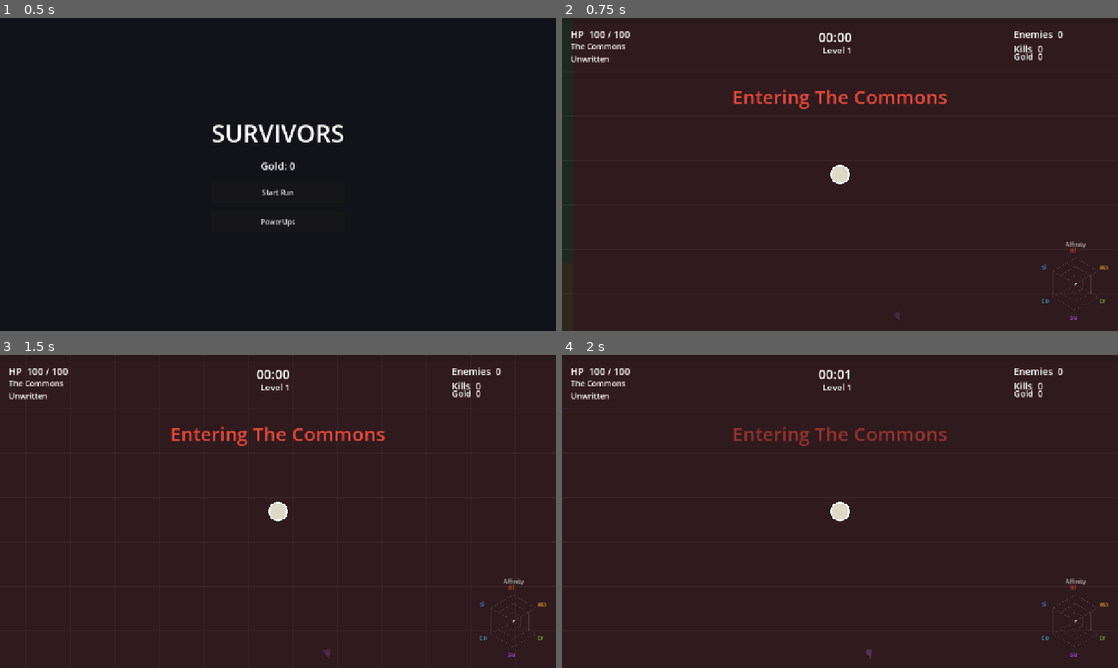
Above: before the commit, frames 1-4 (two rows, left to right).
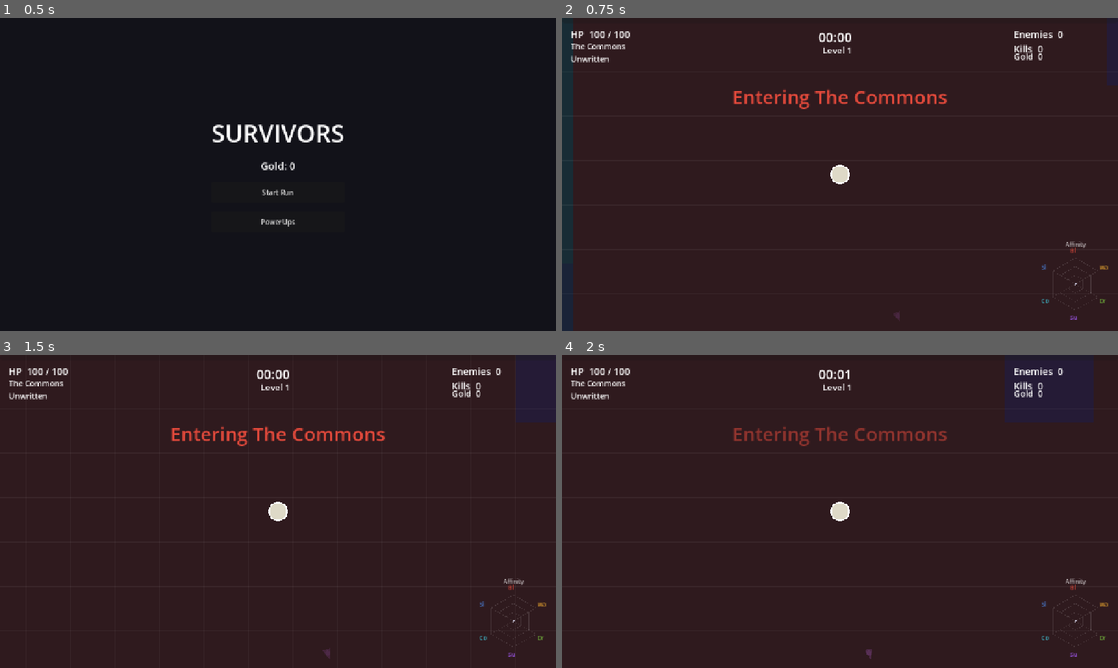
Above: after the commit, the same moments.

Repository: veighnsche/survivors-prototype
Game: Godot game, scene res://main_menu.tscn
Same seed, same stepped clock (60 frames per second), same inputs: the game is played once before the commit and once after it.
Inputs:
- Up to frame 1 (0.5 s): no input
- Up to frame 2 (0.75 s): click "Start Run" at 0.5 s
- Up to frame 3 (1.5 s): tap Enter at 1.25 s; hold D from 1.28 s (still down); tap 1 at 1.35 s
- Up to frame 4 (2 s): keep holding D

Frame 1 is identical in both runs. In frame 2, 0.4% of the frame differs, in the area x 0-2%, y 78-100%; in frame 3, less than 0.1%; in frame 4, less than 0.1%.

Commit message:
All six biomes + the affinity-driven level-up system (as designed)
The level-up pool was starved (6 Vital cards; affinities reduced to auto-effects
+ two rare cards) — that abandoned the locked design where leveling choices ARE
the affinity system. Rebuilt:
- Every awakened family adds repeatable deepening cards to the pool (Hotter
  Burst, Denser Aegis, Deeper Rot, Deeper Chill, Keener Eye, Fiercer Wisps...)
  plus its guaranteed tier cards. Two awakened families ~= 10+ build cards.
- Three new biomes/families: The Wilds/Control (Frost Pulse, Shatter, Dread —
  fear), Cragspire/Sight (crits as precise damage, Mark, Foresight dodge),
  The Hollow/Summon (wisp familiars, Hexfield zones, Legion).
- New enemies: Prowler/Stalker beast packs; Gale/Roc flyers that soar over
  buildings; Mite tide + Broodmother (bursts into mites on death).
- Resists: wilds weak to frost, cragspire to precise (crits), hollow to
  physical (wisps/zones); all resist generic arcane somewhat.
- Spawn pinwheel now six 60-degree seed-shuffled sectors; tree/spire obstacle
  styles; two new Vital cards (Ironhide, Sharpen).

Co-Authored-By: Claude Opus 4.8 <noreply@anthropic.com>

Diff:
--- a/scripts/biome_map.gd
+++ b/scripts/biome_map.gd
@@ -12,15 +12,14 @@
 
 func _init(seed_value: int) -> void:
 	world_seed = seed_value
-	_sector_order = ["commons", "thornreach", "barrows"]
-	# deterministic seed-based shuffle + rotation of the spawn sectors
+	_sector_order = ["commons", "thornreach", "barrows", "wilds", "cragspire", "hollow"]
+	# deterministic seed-based Fisher-Yates shuffle + rotation of the spawn sectors
 	var h := hash(Vector3i(seed_value, 17, -9))
-	if posmod(h, 2) == 1:
-		_sector_order.reverse()
-	var swap := posmod(h >> 3, 3)
-	var tmp = _sector_order[0]
-	_sector_order[0] = _sector_order[swap]
-	_sector_order[swap] = tmp
+	for i in range(_sector_order.size() - 1, 0, -1):
+		var j := posmod(h >> (i * 3), i + 1)
+		var tmp = _sector_order[i]
+		_sector_order[i] = _sector_order[j]
+		_sector_order[j] = tmp
 	_sector_offset = float(posmod(h >> 8, 1000)) / 1000.0 * TAU
 
 
@@ -30,9 +29,9 @@
 	if dist < Config.COMMONS_RADIUS:
 		return "commons"
 	if dist < Config.SPAWN_FAIR_RADIUS:
-		# fair pinwheel: three 120° sectors, one per biome
+		# fair pinwheel: one 60° sector per biome — all six touch spawn
 		var ang := fposmod(pos.angle() + _sector_offset, TAU)
-		return _sector_order[int(ang / (TAU / 3.0)) % 3]
+		return _sector_order[int(ang / (TAU / 6.0)) % 6]
 
 	var cell: float = Config.BIOME_CELL
 	var pc := Vector2i(int(floor(pos.x / cell)), int(floor(pos.y / cell)))
--- a/scripts/config.gd
+++ b/scripts/config.gd
@@ -28,17 +28,23 @@
 # --- Biomes (organic noise blobs; the Commons surrounds spawn) ----------------
 # roster = the enemy archetypes that spawn here (weighted); obstacle = terrain style.
 var BIOMES := {
-	"commons":    {"name": "The Commons", "color": Color("#E2493B"), "family": "blast", "obstacle": "block",
+	"commons":    {"name": "The Commons", "color": Color("#E2493B"), "family": "blast",   "obstacle": "block",
 		"roster": [{"arch": "brawler", "w": 0.7}, {"arch": "darter", "w": 0.3}]},
-	"thornreach": {"name": "Thornreach",  "color": Color("#E0A02E"), "family": "ward",  "obstacle": "hedge",
+	"thornreach": {"name": "Thornreach",  "color": Color("#E0A02E"), "family": "ward",    "obstacle": "hedge",
 		"roster": [{"arch": "skirmisher", "w": 0.65}, {"arch": "bramble", "w": 0.35}]},
-	"barrows":    {"name": "The Barrows", "color": Color("#6FB03A"), "family": "drain", "obstacle": "tomb",
+	"barrows":    {"name": "The Barrows", "color": Color("#6FB03A"), "family": "drain",   "obstacle": "tomb",
 		"roster": [{"arch": "brute", "w": 0.55}, {"arch": "shambler", "w": 0.45}]},
+	"wilds":      {"name": "The Wilds",   "color": Color("#3FCDE0"), "family": "control", "obstacle": "tree",
+		"roster": [{"arch": "prowler", "w": 0.65}, {"arch": "stalker", "w": 0.35}]},
+	"cragspire":  {"name": "Cragspire",   "color": Color("#4C8DF0"), "family": "sight",   "obstacle": "spire",
+		"roster": [{"arch": "gale", "w": 0.7}, {"arch": "roc", "w": 0.3}]},
+	"hollow":     {"name": "The Hollow",  "color": Color("#9A54E4"), "family": "summon",  "obstacle": "block",
+		"roster": [{"arch": "mite", "w": 0.8}, {"arch": "broodmother", "w": 0.2}]},
 }
 var COMMONS_RADIUS := 450.0      # small guaranteed-Commons ring at spawn
 var SPAWN_FAIR_RADIUS := 2600.0  # fair pinwheel: all 3 biomes touch spawn as seed-rotated sectors
 var BIOME_CELL := 4200.0         # HUGE blobs beyond — several screens across; easy to enter, hard to leave
-var BIOME_WEIGHTS := {"commons": 0.34, "thornreach": 0.33, "barrows": 0.33}
+var BIOME_WEIGHTS := {"commons": 0.20, "thornreach": 0.16, "barrows": 0.16, "wilds": 0.16, "cragspire": 0.16, "hollow": 0.16}
 
 # Territory: enemies weaken and head home when outside their biome (no dragging
 # them out to farm weak versions — they disengage instead).
@@ -51,6 +57,9 @@
 	"commons":    {"arcane": 1.2},                     # brawlers melt to blast
 	"thornreach": {"arcane": 0.8, "reflect": 1.6},     # skirmishers shrug bolts, break on wards
 	"barrows":    {"arcane": 0.65, "necrotic": 1.6},   # brutes resist burst, rot fast
+	"wilds":      {"arcane": 0.85, "frost": 1.6},      # beasts evade bolts, freeze solid
+	"cragspire":  {"arcane": 0.7, "precise": 1.6},     # flyers elude generic fire, crits swat them
+	"hollow":     {"arcane": 0.8, "physical": 1.5},    # the tide shrugs magic, minions/zones grind it
 }
 
 # --- Enemy archetypes ---------------------------------------------------------
@@ -67,6 +76,15 @@
 	# Barrows
 	"brute":      {"name": "Barrow-Knight","hp": 30.0,  "speed": 42.0,  "damage": 13.0, "radius": 20.0, "xp": "large",  "behavior": "beeline"},
 	"shambler":   {"name": "Grave-swarm",  "hp": 5.0,   "speed": 36.0,  "damage": 7.0,  "radius": 11.0, "xp": "small",  "behavior": "beeline"},
+	# Wilds (beast packs)
+	"prowler":    {"name": "Prowler",      "hp": 5.0,   "speed": 150.0, "damage": 5.0,  "radius": 8.0,  "xp": "small",  "behavior": "darter"},
+	"stalker":    {"name": "Stalker",      "hp": 14.0,  "speed": 118.0, "damage": 8.0,  "radius": 12.0, "xp": "medium", "behavior": "beeline"},
+	# Cragspire (flyers: ignore terrain, swooping speed)
+	"gale":       {"name": "Gale",         "hp": 5.0,   "speed": 135.0, "damage": 5.0,  "radius": 8.0,  "xp": "small",  "behavior": "flyer"},
+	"roc":        {"name": "Roc",          "hp": 20.0,  "speed": 95.0,  "damage": 10.0, "radius": 16.0, "xp": "medium", "behavior": "flyer"},
+	# Hollow (the endless tide)
+	"mite":       {"name": "Mite",         "hp": 1.5,   "speed": 85.0,  "damage": 3.0,  "radius": 6.0,  "xp": "small",  "behavior": "beeline"},
+	"broodmother":{"name": "Broodmother",  "hp": 26.0,  "speed": 38.0,  "damage": 10.0, "radius": 18.0, "xp": "large",  "behavior": "beeline"},
 	# Boss
 	"boss":       {"name": "Reaper",       "hp": 700.0, "speed": 46.0,  "damage": 30.0, "radius": 40.0, "xp": "large",  "behavior": "beeline"},
 }
--- a/scripts/enemy.gd
+++ b/scripts/enemy.gd
@@ -30,6 +30,7 @@
 var slow_t := 0.0
 var vuln_mult := 1.0
 var vuln_t := 0.0
+var feared_t := 0.0
 
 # skirmisher state
 var _shot_timer := 0.0
@@ -44,6 +45,10 @@
 func apply_vuln(mult: float, dur: float) -> void:
 	vuln_mult = max(vuln_mult, mult)
 	vuln_t = max(vuln_t, dur)
+
+
+func apply_fear(dur: float) -> void:
+	feared_t = max(feared_t, dur)
 
 
 func setup(arch: String, biome_id: String, tgt: Node2D, hp_scale: float) -> void:
@@ -64,6 +69,8 @@
 	if stats.has("shot_interval"):
 		_shot_timer = randf_range(0.5, stats.shot_interval)
 		_strafe_dir = 1.0 if randf() < 0.5 else -1.0
+	if behavior == "flyer":
+		collision_mask = 0  # flyers soar over buildings
 
 
 func _ready() -> void:
@@ -117,14 +124,20 @@
 			_territory_timer = 0.4
 			_outside = biome_map.biome_at(global_position) != biome
 
+	if feared_t > 0.0:
+		feared_t -= delta
+
 	var dir := _behavior_dir(delta)
-	dir = _avoid_obstacles(dir)
+	if behavior != "flyer":
+		dir = _avoid_obstacles(dir)
 	velocity = dir * speed * slow_mult
 	move_and_slide()
 
 
 func _behavior_dir(delta: float) -> Vector2:
 	var to_p := target.global_position - global_position
+	if feared_t > 0.0:
+		return -to_p.normalized()  # Dread: flee
 	# Outside home turf: disengage and head home (unless the player is right on
 	# top of us — then fight back). Prevents dragging enemies out to farm them.
 	if _outside and to_p.length() > Config.SELF_DEFENSE_RADIUS:
--- a/scripts/game.gd
+++ b/scripts/game.gd
@@ -18,9 +18,23 @@
 var _seal_warn_cd := 0.0
 
 const FAMILY_SPELLS := {
-	"blast": {2: ["Nova", "Shockwave pulse when swarmed"], 3: ["Volley", "Extra bolt + bigger Nova"]},
-	"ward":  {2: ["Thorns", "Attackers take reflected damage"], 3: ["Deflect", "Bounce ranged shots back"]},
-	"drain": {2: ["Rot", "A necrotic damage-over-time aura"], 3: ["Wither", "Curse & melt the toughest foe"]},
+	"blast":   {2: ["Nova", "Shockwave pulse when swarmed"], 3: ["Volley", "Extra bolt + bigger Nova"]},
+	"ward":    {2: ["Thorns", "Attackers take reflected damage"], 3: ["Deflect", "Bounce ranged shots back"]},
+	"drain":   {2: ["Rot", "A necrotic damage-over-time aura"], 3: ["Wither", "Curse & melt the toughest foe"]},
+	"control": {2: ["Shatter", "Slowed enemies take bonus damage"], 3: ["Dread", "Periodic fear — they flee you"]},
+	"sight":   {2: ["Mark", "Auto-mark the toughest foe: +damage"], 3: ["Foresight", "25% chance to dodge any hit"]},
+	"summon":  {2: ["Hexfield", "Conjured zones that grind crowds"], 3: ["Legion", "A second wisp joins you"]},
+}
+
+# Repeatable deepening cards per family — offered once that family is awakened.
+# This is where level-up choice explodes as YOUR build develops.
+const FAMILY_MINORS := {
+	"blast":   [["blast_hotter", "Hotter Burst", "+25% blast damage", 5], ["blast_wider", "Wider Burst", "+20% burst & nova radius", 4]],
+	"ward":    [["ward_denser", "Denser Aegis", "+12 shield, +regen", 5], ["ward_sharper", "Sharper Thorns", "Thorns bite harder", 4]],
+	"drain":   [["drain_deeper", "Deeper Rot", "+25% drain damage", 5], ["drain_thicker", "Thicker Blood", "+3% lifesteal", 4]],
+	"control": [["control_chill", "Deeper Chill", "Stronger slow, +pulse damage", 4], ["control_wider", "Wider Pulse", "+20% pulse radius", 4]],
+	"sight":   [["sight_keener", "Keener Eye", "+6% crit chance", 5], ["sight_deadly", "Deadly Precision", "+40% crit damage", 4]],
+	"summon":  [["summon_fiercer", "Fiercer Wisps", "+30% wisp & hex damage", 5], ["summon_eager", "Eager Wisps", "Wisps fire faster", 4]],
 }
 
 var run_started := false
@@ -220,7 +234,7 @@
 
 func _family_summary() -> String:
 	var parts: Array = []
-	for fam in ["blast", "ward", "drain"]:
+	for fam in ["blast", "ward", "drain", "control", "sight", "summon"]:
 		var t: int = player.family_tier(fam)
 		if t > 0:
 			parts.append("%s %s" % [Config.FAMILY_NAMES[fam], ["I", "II", "III"][mini(t, 3) - 1]])
@@ -326,6 +340,17 @@
 	RunLog.bump("kills_by_enemy", Config.ARCHETYPES[e.archetype].name)
 	if e._outside:
 		RunLog.bump("kills_special", "out_of_biome")
+	# Broodmothers burst into mites on death — the tide feeds itself.
+	if e.archetype == "broodmother":
+		for i in 4:
+			var m := Enemy.new()
+			m.setup("mite", e.biome, player, _hp_scale())
+			m.global_position = e.global_position + Vector2(randf_range(-24, 24), randf_range(-24, 24))
+			m.home_pos = e.home_pos
+			m.biome_map = biome_map
+			m.died.connect(_on_enemy_died.bind(m))
+			enemies_root.add_child(m)
+
 	var fam: String = Config.BIOMES[e.biome].family
 	if e.is_boss:
 		RunLog.event("BOSS killed (lvl %d, hp %.0f)" % [level, player.hp])
@@ -483,6 +508,17 @@
 				break
 
 	var elig: Array = []
+	# Deepening cards for every AWAKENED family — the affinity system IS the
+	# level-up system; the pool grows with your build.
+	for fam in FAMILY_MINORS:
+		if player.family_tier(fam) < 1:
+			continue
+		for m in FAMILY_MINORS[fam]:
+			var mid: String = m[0]
+			if banished.has(mid) or int(upgrade_levels.get(mid, 0)) >= int(m[3]):
+				continue
+			elig.append({"id": mid, "name": "%s — %s" % [Config.FAMILY_NAMES[fam], m[1]],
+				"desc": m[2], "rarity": "common", "max": m[3], "locks": []})
 	for def in Upgrades.pool():
 		var id: String = def.id
 		if banished.has(id) or locked.has(id):
--- /dev/null
+++ b/scripts/hex_zone.gd
@@ -0,0 +1,36 @@
+class_name HexZone
+extends Node2D
+## Summon T2: a conjured field that holds ground, ticking physical damage to
+## everything inside. The swarm-grinder.
+
+var player
+var power := 1.0
+var radius := 95.0
+var life := 3.2
+var _tick := 0.0
+
+
+func _ready() -> void:
+	z_index = 3
+	queue_redraw()
+
+
+func _process(delta: float) -> void:
+	life -= delta
+	if life <= 0.0:
+		queue_free()
+		return
+	_tick -= delta
+	if _tick <= 0.0:
+		_tick = 0.5
+		if player != null and is_instance_valid(player):
+			for e in get_tree().get_nodes_in_group("enemies"):
+				if global_position.distance_to(e.global_position) <= radius:
+					player.deal(e, 4.0 * power, "physical", "summon")
+	modulate.a = clampf(life / 0.6, 0.0, 1.0)
+
+
+func _draw() -> void:
+	var c: Color = Config.FAMILY_COLORS.summon
+	draw_circle(Vector2.ZERO, radius, Color(c.r, c.g, c.b, 0.10))
+	draw_arc(Vector2.ZERO, radius, 0.0, TAU, 40, Color(c.r, c.g, c.b, 0.55), 2.5)
--- a/scripts/obstacle_body.gd
+++ b/scripts/obstacle_body.gd
@@ -38,6 +38,18 @@
 				var px := -size.x * 0.4 + i * size.x * 0.2
 				draw_line(Vector2(px, -size.y * 0.5), Vector2(px + 6, -size.y * 0.62), edge, 2.0)
 			draw_rect(r, edge, false, 2.0)
+		"tree":
+			# wilds: trunk + broad canopy blob
+			draw_rect(Rect2(-size.x * 0.12, 0, size.x * 0.24, size.y * 0.5), color.darkened(0.3))
+			draw_circle(Vector2(0, -size.y * 0.15), size.x * 0.48, color)
+			draw_arc(Vector2(0, -size.y * 0.15), size.x * 0.48, 0.0, TAU, 20, edge, 2.0)
+		"spire":
+			# cragspire: jagged rock spike
+			var pts := PackedVector2Array([
+				Vector2(-size.x * 0.5, size.y * 0.5), Vector2(-size.x * 0.15, -size.y * 0.5),
+				Vector2(size.x * 0.2, -size.y * 0.15), Vector2(size.x * 0.5, size.y * 0.5)])
+			draw_colored_polygon(pts, color)
+			draw_polyline(pts + PackedVector2Array([pts[0]]), edge, 2.0)
 		_:
 			# ruined block
 			draw_rect(r, color)
--- a/scripts/player.gd
+++ b/scripts/player.gd
@@ -46,6 +46,26 @@
 var rot_timer := 0.0
 var rot_radius := 0.0
 var rot_damage := 0.0
+# Control
+var frost_timer := 0.0
+var dread_timer := 0.0
+var chill_level := 0
+# Sight
+var crit_chance := 0.0
+var crit_mult := 2.0
+var dodge_chance := 0.0
+var mark_timer := 0.0
+# Summon
+var wisp_count := 0
+var wisp_timer := 0.0
+var wisp_speed_mult := 1.0
+var hex_timer := 0.0
+
+# Family deepening (repeatable cards)
+var fam_power := {"blast": 1.0, "ward": 1.0, "drain": 1.0, "control": 1.0, "sight": 1.0, "summon": 1.0}
+var blast_radius_mult := 1.0
+var control_radius_mult := 1.0
+var cantrip_mult := 1.0
 
 # Temporary boosts
 var boost_dmg := 1.0
@@ -112,6 +132,11 @@
 		queue_redraw()
 	_cast_brain(delta)
 	_handle_rot(delta)
+	_handle_frost(delta)
+	_handle_dread(delta)
+	_handle_mark(delta)
+	_handle_wisp(delta)
+	_handle_hex(delta)
 	_handle_contact(delta)
 
 
@@ -224,13 +249,45 @@
 					rot_damage = 2.2
 				3:
 					siphon_pct = 0.16
+		"control":
+			match tier:
+				1:
+					frost_timer = 0.5  # frost pulse comes alive
+				2:
+					pass  # Shatter: slowed enemies take bonus damage (handled in deal)
+				3:
+					dread_timer = 1.0  # fear pulse comes alive
+		"sight":
+			match tier:
+				1:
+					crit_chance += 0.15
+				2:
+					mark_timer = 1.0  # marking comes alive
+				3:
+					dodge_chance = 0.25
+		"summon":
+			match tier:
+				1:
+					wisp_count = 1
+				2:
+					hex_timer = 1.0  # hexfields come alive
+				3:
+					wisp_count = 2
 
 
 ## Central damage funnel: global mults, siphon, use-deepens Insight trickle.
 func deal(e, base: float, dtype: String, fam: String) -> void:
 	if e == null or not is_instance_valid(e):
 		return
-	var applied: float = e.take_damage(base * damage_mult * boost_dmg, dtype)
+	# Shatter (Control II): slowed enemies take bonus damage from everything.
+	if e.slow_t > 0.0 and family_tier("control") >= 2:
+		base *= 1.45
+	# Crits (Sight): strike true — precise damage, which flyers can't shrug.
+	var final_dtype := dtype
+	if crit_chance > 0.0 and randf() < crit_chance:
+		base *= crit_mult
+		final_dtype = "precise"
+	var applied: float = e.take_damage(base * damage_mult * boost_dmg, final_dtype)
 	RunLog.bump("damage_by_family", fam if fam != "" else "cantrip", applied)
 	RunLog.bump("damage_by_type", dtype, applied)
 	if siphon_pct > 0.0 and applied > 0.0:
@@ -323,11 +380,12 @@
 		if bolt_count > 1:
 			offset = spread * (i - (bolt_count - 1) / 2.0)
 		var p := Projectile.new()
-		p.damage = Config.CANTRIP.damage * damage_mult * boost_dmg
+		p.damage = Config.CANTRIP.damage * cantrip_mult * damage_mult * boost_dmg
 		p.speed = Config.CANTRIP.speed
 		p.life = Config.CANTRIP.life
 		p.direction = base_dir.rotated(offset)
 		p.explode_radius = explode_radius
+		p.explode_factor = 0.6 * fam_power.blast
 		p.source = self
 		p.global_position = global_position
 		projectile_parent.add_child(p)
@@ -336,7 +394,7 @@
 func _cast_nova() -> void:
 	for e in get_tree().get_nodes_in_group("enemies"):
 		if global_position.distance_to(e.global_position) <= nova_radius:
-			deal(e, nova_damage, "arcane", "blast")
+			deal(e, nova_damage * fam_power.blast, "arcane", "blast")
 	var ring := RingFx.new()
 	ring.max_radius = nova_radius
 	ring.color = Config.FAMILY_COLORS.blast
@@ -364,6 +422,105 @@
 		if global_position.distance_to(e.global_position) <= rot_radius:
 			deal(e, rot_damage, "necrotic", "drain")
 	queue_redraw()
+
+
+# --- Control: Frost Pulse (T1) + Dread (T3) ------------------------------------
+func _handle_frost(delta: float) -> void:
+	if family_tier("control") < 1:
+		return
+	frost_timer -= delta
+	if frost_timer > 0.0:
+		return
+	frost_timer = 2.6 * attack_speed_mult
+	var radius := 135.0 * control_radius_mult
+	var slow_factor := maxf(0.25, 0.55 - 0.05 * chill_level)
+	var any := false
+	for e in get_tree().get_nodes_in_group("enemies"):
+		if global_position.distance_to(e.global_position) <= radius:
+			e.apply_slow(slow_factor, 2.0)
+			deal(e, 3.0 * fam_power.control, "frost", "control")
+			any = true
+	if any:
+		var ring := RingFx.new()
+		ring.max_radius = radius
+		ring.color = Config.FAMILY_COLORS.control
+		ring.global_position = global_position
+		projectile_parent.add_child(ring)
+
+
+func _handle_dread(delta: float) -> void:
+	if family_tier("control") < 3:
+		return
+	dread_timer -= delta
+	if dread_timer > 0.0:
+		return
+	dread_timer = 5.0
+	for e in get_tree().get_nodes_in_group("enemies"):
+		if not e.is_boss and global_position.distance_to(e.global_position) <= 210.0:
+			e.apply_fear(1.6)
+
+
+# --- Sight: Mark (T2) ------------------------------------------------------------
+func _handle_mark(delta: float) -> void:
+	if family_tier("sight") < 2:
+		return
+	mark_timer -= delta
+	if mark_timer > 0.0:
+		return
+	mark_timer = 4.0
+	var tough = null
+	var tough_hp := 10.0
+	for e in get_tree().get_nodes_in_group("enemies"):
+		if global_position.distance_to(e.global_position) <= 320.0 and e.hp > tough_hp:
+			tough_hp = e.hp
+			tough = e
+	if tough != null:
+		tough.apply_vuln(1.5, 3.0)
+		Fx.floating_text(tough.global_position + Vector2(0, -18), "marked", Config.FAMILY_COLORS.sight)
+
+
+# --- Summon: Wisps (T1/T3) + Hexfield (T2) ---------------------------------------
+func _handle_wisp(delta: float) -> void:
+	if wisp_count <= 0:
+		return
+	wisp_timer -= delta
+	if wisp_timer > 0.0:
+		return
+	wisp_timer = 1.0 * wisp_speed_mult * attack_speed_mult
+	for i in wisp_count:
+		var target := _nearest_enemy_in(520.0)
+		if target == null:
+			return
+		var off := Vector2(cos(TAU * i / maxi(wisp_count, 1)), sin(TAU * i / maxi(wisp_count, 1))) * 26.0
+		var p := Projectile.new()
+		p.damage = 4.0 * fam_power.summon * damage_mult * boost_dmg
+		p.speed = 480.0
+		p.life = 1.2
+		p.radius = 3.5
+		p.dtype = "physical"
+		p.fam = "summon"
+		p.tint = Config.FAMILY_COLORS.summon
+		p.direction = (target.global_position - (global_position + off)).normalized()
+		p.source = self
+		p.global_position = global_position + off
+		projectile_parent.add_child(p)
+
+
+func _handle_hex(delta: float) -> void:
+	if family_tier("summon") < 2:
+		return
+	hex_timer -= delta
+	if hex_timer > 0.0:
+		return
+	hex_timer = 4.5
+	var target := _nearest_enemy_in(420.0)
+	if target == null:
+		return
+	var zone := HexZone.new()
+	zone.player = self
+	zone.power = fam_power.summon
+	zone.global_position = target.global_position
+	projectile_parent.add_child(zone)
 
 
 # --- Ward: deflect + contact/thorns -------------------------------------------
@@ -396,6 +553,10 @@
 
 func take_damage(amount: float) -> void:
 	if dead or invuln_t > 0.0:
+		return
+	if dodge_chance > 0.0 and randf() < dodge_chance:
+		Fx.floating_text(global_position + Vector2(0, -24), "dodged", Config.FAMILY_COLORS.sight)
+		RunLog.bump("damage_taken", "dodged", amount)
 		return
 	if Sim.enabled:
 		Sim.damage_taken += max(0.0, amount - armor)
@@ -504,8 +665,50 @@
 			recovery += 0.3
 		"focus":
 			damage_mult *= 1.10
+		"armorcard":
+			armor += 1.0
+		"sharpen":
+			cantrip_mult *= 1.20
 		"heal":
 			hp = min(max_hp, hp + 30.0)
+		# --- family deepening cards (offered once the family is awakened) ---
+		"blast_hotter":
+			fam_power.blast *= 1.25
+		"blast_wider":
+			blast_radius_mult *= 1.20
+			_reapply_blast_radii()
+		"ward_denser":
+			shield_max += 12.0
+			shield_regen += 1.5
+		"ward_sharper":
+			thorns_damage *= 1.4 if thorns_damage > 0.0 else 1.0
+			thorns_damage = maxf(thorns_damage, 4.0)  # gives pre-T2 wards a base sting
+		"drain_deeper":
+			fam_power.drain *= 1.25
+			rot_damage *= 1.25
+		"drain_thicker":
+			siphon_pct += 0.03
+		"control_chill":
+			chill_level += 1
+			fam_power.control *= 1.15
+		"control_wider":
+			control_radius_mult *= 1.20
+		"sight_keener":
+			crit_chance += 0.06
+		"sight_deadly":
+			crit_mult += 0.4
+		"summon_fiercer":
+			fam_power.summon *= 1.30
+		"summon_eager":
+			wisp_speed_mult *= 0.85
+
+
+func _reapply_blast_radii() -> void:
+	var t := family_tier("blast")
+	if t >= 1:
+		explode_radius = (56.0 if t < 3 else 74.0) * blast_radius_mult
+	if t >= 2:
+		nova_radius = (120.0 if t < 3 else 160.0) * blast_radius_mult
 
 
 func _draw() -> void:
--- a/scripts/projectile.gd
+++ b/scripts/projectile.gd
@@ -1,7 +1,7 @@
 class_name Projectile
 extends Area2D
-## The cantrip's Force Bolt. Arcane damage; with Blast tier 1+ it detonates in a
-## Fireburst AoE on impact.
+## A flying bolt. The cantrip's Force Bolt by default (arcane); wisps fire
+## physical ones. With Blast tier 1+ bolts detonate in a Fireburst AoE.
 
 var damage := 3.0
 var speed := 520.0
@@ -10,7 +10,11 @@
 var pierce := 0
 var radius := 5.0
 var explode_radius := 0.0
-var source: Node  # the Player, for siphon/insight feedback
+var explode_factor := 0.6
+var dtype := "arcane"
+var fam := ""             # family credited when routed through the player
+var tint := Color(1.0, 1.0, 0.65)
+var source: Node
 var _hit: Dictionary = {}
 
 
@@ -55,12 +59,15 @@
 
 func _deal(e, amount: float) -> void:
 	if source != null and is_instance_valid(source) and source.has_method("deal"):
-		# route through the player so siphon/insight apply; damage_mult is
-		# already baked into `damage`, so divide it back out
+		# route through the player so crits/siphon/shatter/insight apply;
+		# global mults are baked into `damage`, divide them back out
 		var base: float = amount / max(source.damage_mult * source.boost_dmg, 0.001)
-		source.deal(e, base, "arcane", "blast" if explode_radius > 0.0 else "")
+		var credit := fam
+		if credit == "" and explode_radius > 0.0:
+			credit = "blast"
+		source.deal(e, base, dtype, credit)
 	else:
-		e.take_damage(amount, "arcane")
+		e.take_damage(amount, dtype)
 
 
 func _explode(pos: Vector2, exclude_id: int) -> void:
@@ -68,7 +75,7 @@
 		if e2.get_instance_id() == exclude_id:
 			continue
 		if pos.distance_to(e2.global_position) <= explode_radius:
-			_deal(e2, damage * 0.6)
+			_deal(e2, damage * explode_factor)
 	var ring := RingFx.new()
 	ring.max_radius = explode_radius
 	ring.color = Config.FAMILY_COLORS.blast
@@ -81,5 +88,5 @@
 
 
 func _draw() -> void:
-	draw_circle(Vector2.ZERO, radius, Color(1.0, 1.0, 0.65))
+	draw_circle(Vector2.ZERO, radius, tint)
 	draw_circle(Vector2.ZERO, radius * 0.5, Color.WHITE)
--- a/scripts/upgrades.gd
+++ b/scripts/upgrades.gd
@@ -11,6 +11,8 @@
 		{"id": "pickup",    "name": "Magnet",    "desc": "+25% pickup radius",  "rarity": "common", "max": 5, "locks": []},
 		{"id": "regen",     "name": "Mending",   "desc": "+0.3 HP per second",  "rarity": "rare",   "max": 4, "locks": []},
 		{"id": "focus",     "name": "Focus",     "desc": "+10% spell damage",   "rarity": "rare",   "max": 5, "locks": []},
+		{"id": "armorcard", "name": "Ironhide",  "desc": "-1 damage taken",     "rarity": "common", "max": 4, "locks": []},
+		{"id": "sharpen",   "name": "Sharpen",   "desc": "+20% cantrip damage", "rarity": "common", "max": 5, "locks": []},
 	]
 
 static func weight(rarity: String) -> float:
Not shown, added: scripts/hex_zone.gd.uid
Not shown, changed: DESIGN.md
